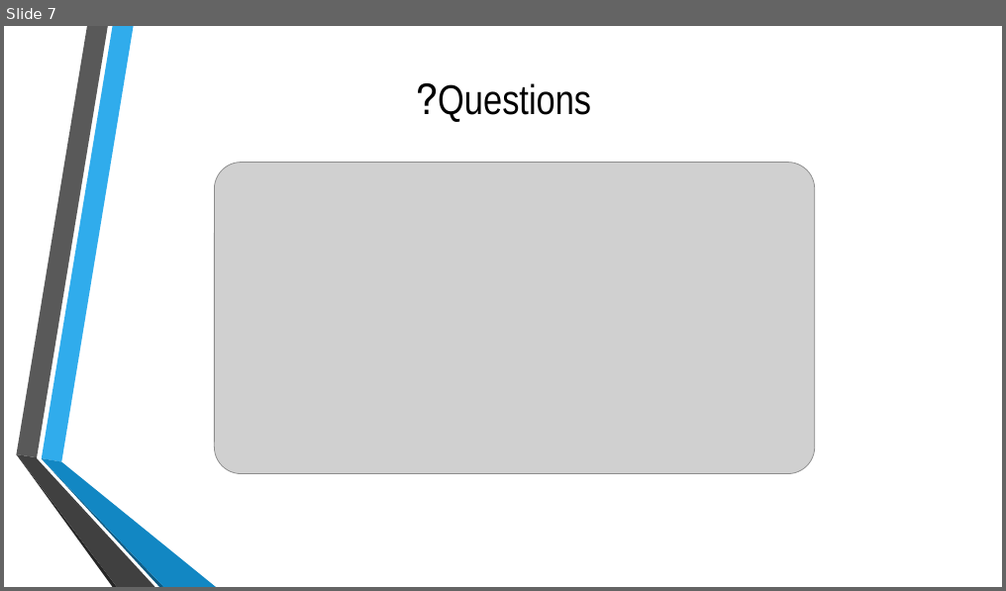
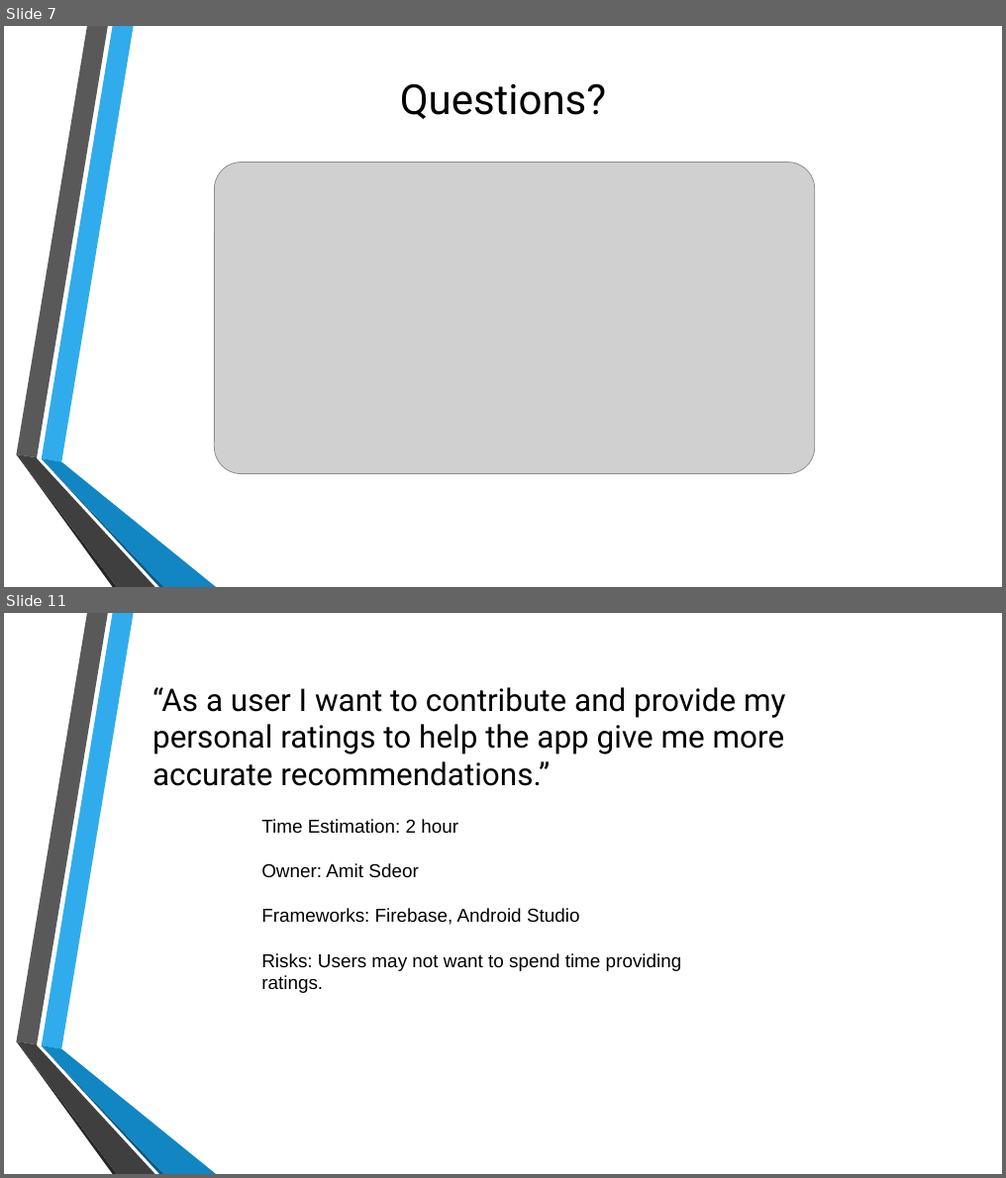
Before and after one commit to royhirsch1/BackPackBuddy, a slide deck: Course freak.pptx. Shown one above the other, each under a label of ours: slide 7 before the commit, slides 7 and 11 after it; the slides between them are not shown. The pictures are 1006x591 and 1006x1178 pixels, drawn with LibreOffice and Linux fonts; fonts in the diff are those of the drawing; grey boxes stand for pictures; background and template pictures are left out. Boxes give left, top, right and bottom in pixels: in the first picture for what was removed or moved away, otherwise in the second. Text is boxed around its words. In the diff, an @@ line names an element or a change of style, - is before the commit and + after.

```diff
--- a/Course freak.pptx
+++ b/Course freak.pptx
@@ slide 11 added at [4, 613, 1002, 1174], background picture (left out); not listed: 6 template elements that a slide beside it also shows @@
@@ text added at [152, 687, 785, 786], 30 pt, text #000000 @@
+“As a user I want to contribute and provide my personal ratings to help the app give me more accurate recommendations.”
@@ text added at [261, 819, 682, 993], 18 pt, text #000000 @@
+Time Estimation: 2 hour
+Owner: Amit Sdeor
+Frameworks: Firebase, Android Studio
+Risks: Users may not want to spend time providing ratings.
@@ slide 7 changed as well @@
@@ text "Questions?" at [400, 83, 606, 119]: font Arial Narrow to Roboto @@
```
Also in this commit, not shown: 6 other slides changed, 22 other slides added.
